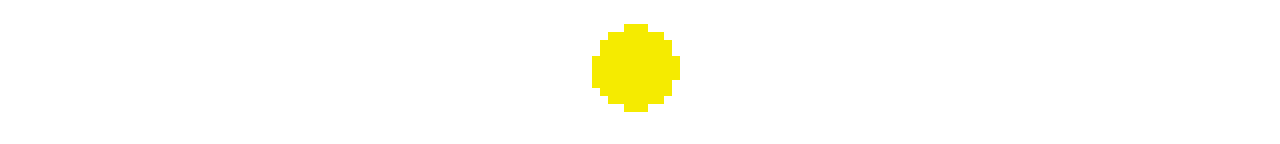
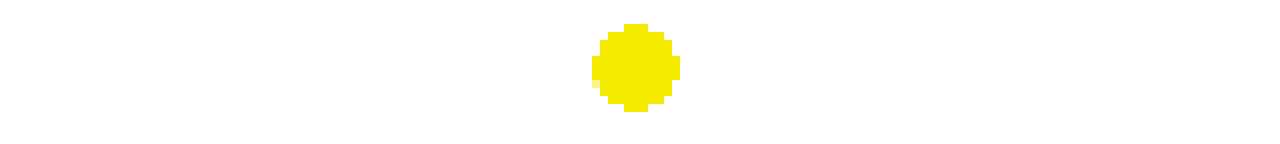
Two versions of the same layered image (1280x144). Layer-by-layer changes:
painted on "cursor.png" over (x1=592, y1=80, x2=600, y2=88)
